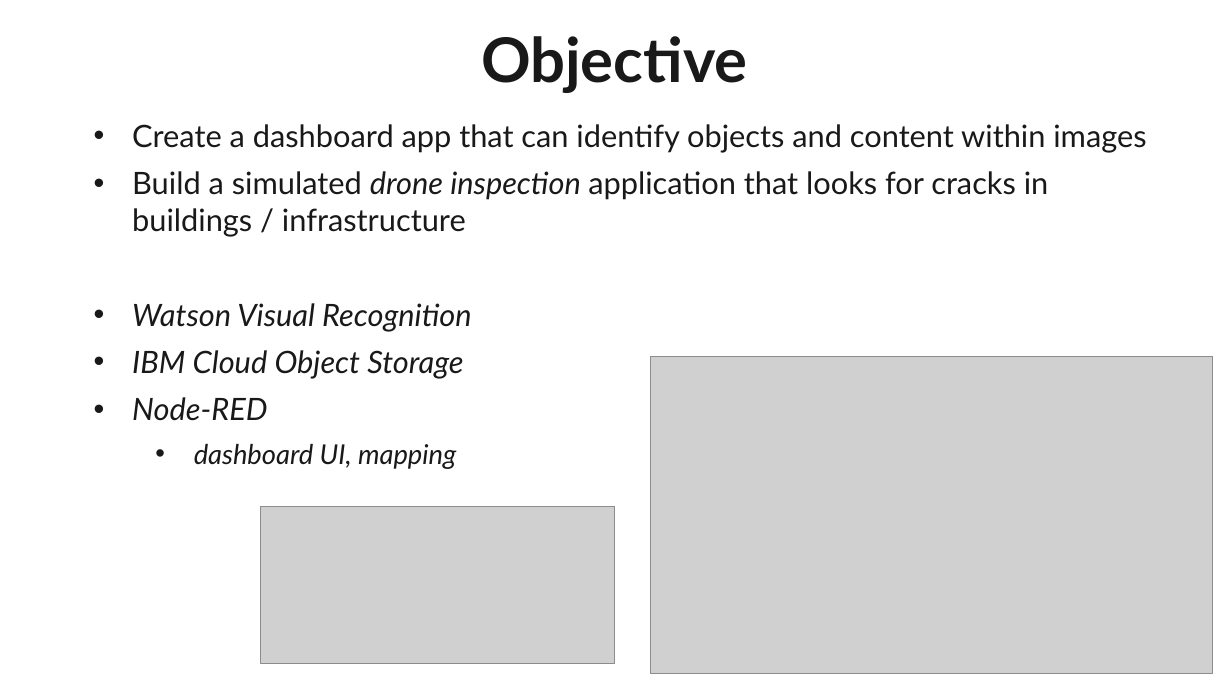
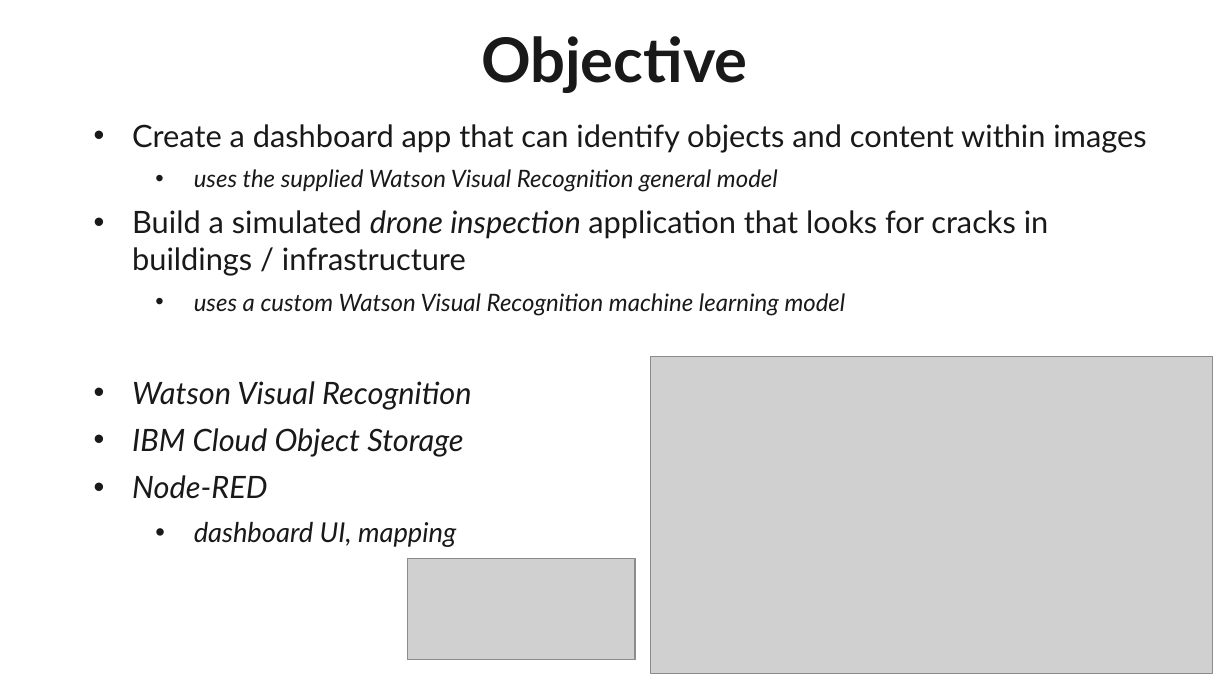
Before and after one commit to garyrwilson/Watson-Cognitive-Labs, a slide deck: slide 2 of 4-Visual/Cognitive Lab 4 - Visual Recognition.pptx. Drawn at 1232x693 pixels with LibreOffice and Linux fonts; fonts in the diff are those of the drawing; grey boxes stand for pictures; background and template pictures are left out. Boxes give left, top, right and bottom in pixels: in the first picture for what was removed or moved away, otherwise in the second. Text is boxed around its words. In the diff, an @@ line names an element or a change of style, - is before the commit and + after.

```diff
--- a/4-Visual/Cognitive Lab 4 - Visual Recognition.pptx
+++ b/4-Visual/Cognitive Lab 4 - Visual Recognition.pptx
@@ text at [194, 169, 778, 192]: paragraph added @@
+  • uses the supplied Watson Visual Recognition general model
@@ text at [194, 293, 846, 316]: paragraph added @@
+  • uses a custom Watson Visual Recognition machine learning model
@@ picture: place and size @@
-picture at [260, 506, 614, 664]
+picture at [408, 558, 636, 659]
```
Also in this commit, not shown: 5 other files.
